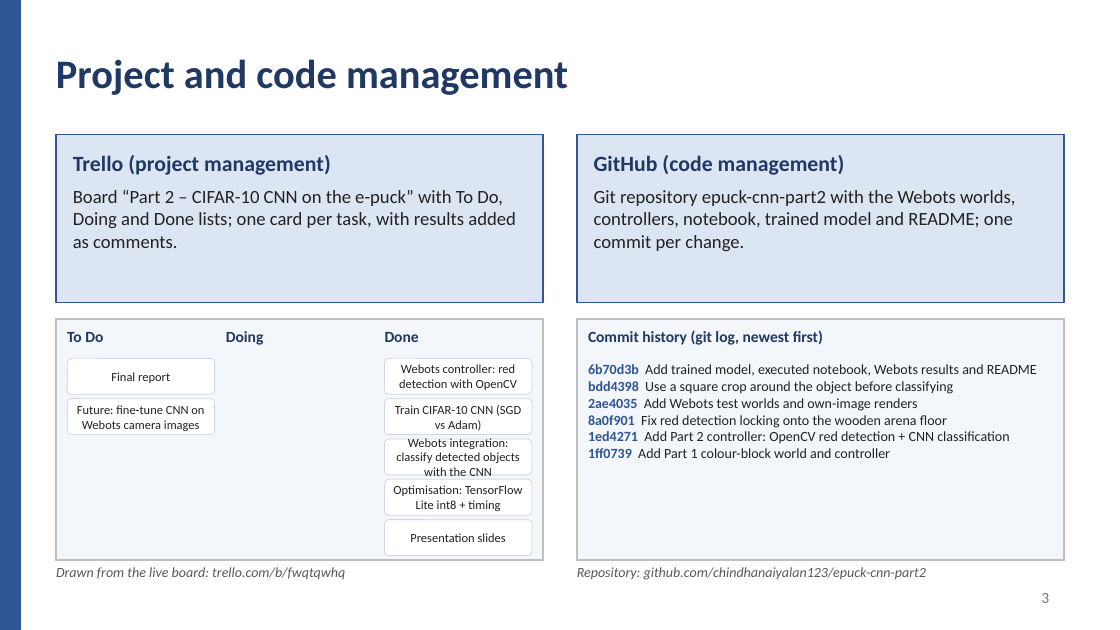
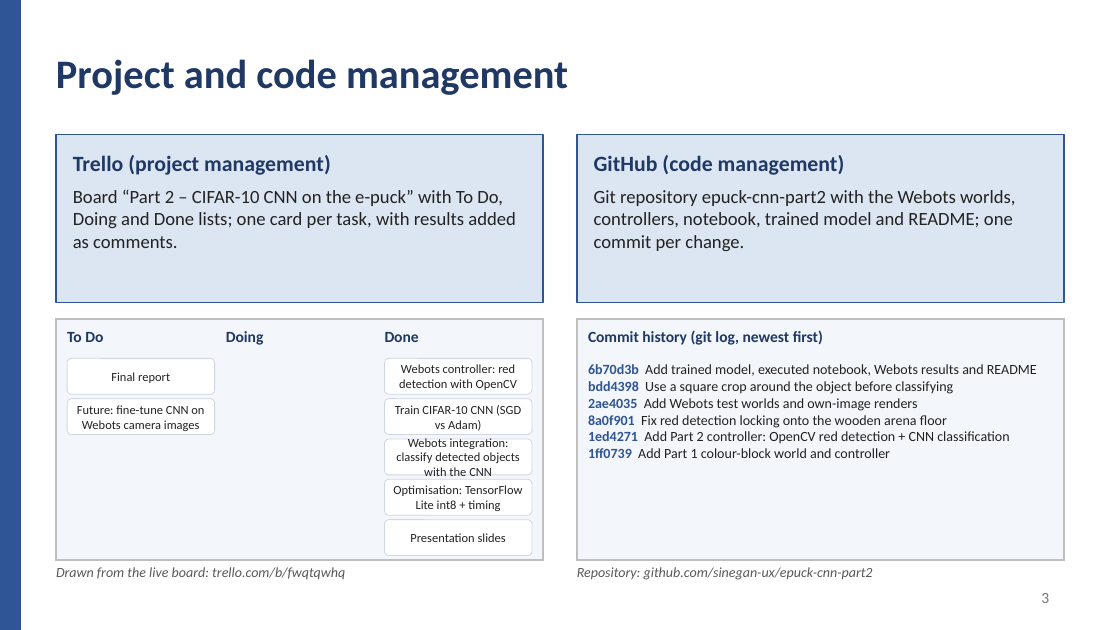
Before and after one commit to sinegan-ux/epuck-cnn-part2, a slide deck: slide 3 of presentation/Project_Part2_Presentation.pptx. Drawn at 1120x630 pixels with LibreOffice and Linux fonts; fonts in the diff are those of the drawing. Boxes give left, top, right and bottom in pixels: in the first picture for what was removed or moved away, otherwise in the second. Text is boxed around its words. In the diff, an @@ line names an element or a change of style, - is before the commit and + after.

```diff
--- a/presentation/Project_Part2_Presentation.pptx
+++ b/presentation/Project_Part2_Presentation.pptx
@@ text at box(577, 567, 873, 580): text changed @@
-Repository: github.com/chindhanaiyalan123/epuck-cnn-part2
+Repository: github.com/sinegan-ux/epuck-cnn-part2
```
Also in this commit, not shown: 1 other file.
